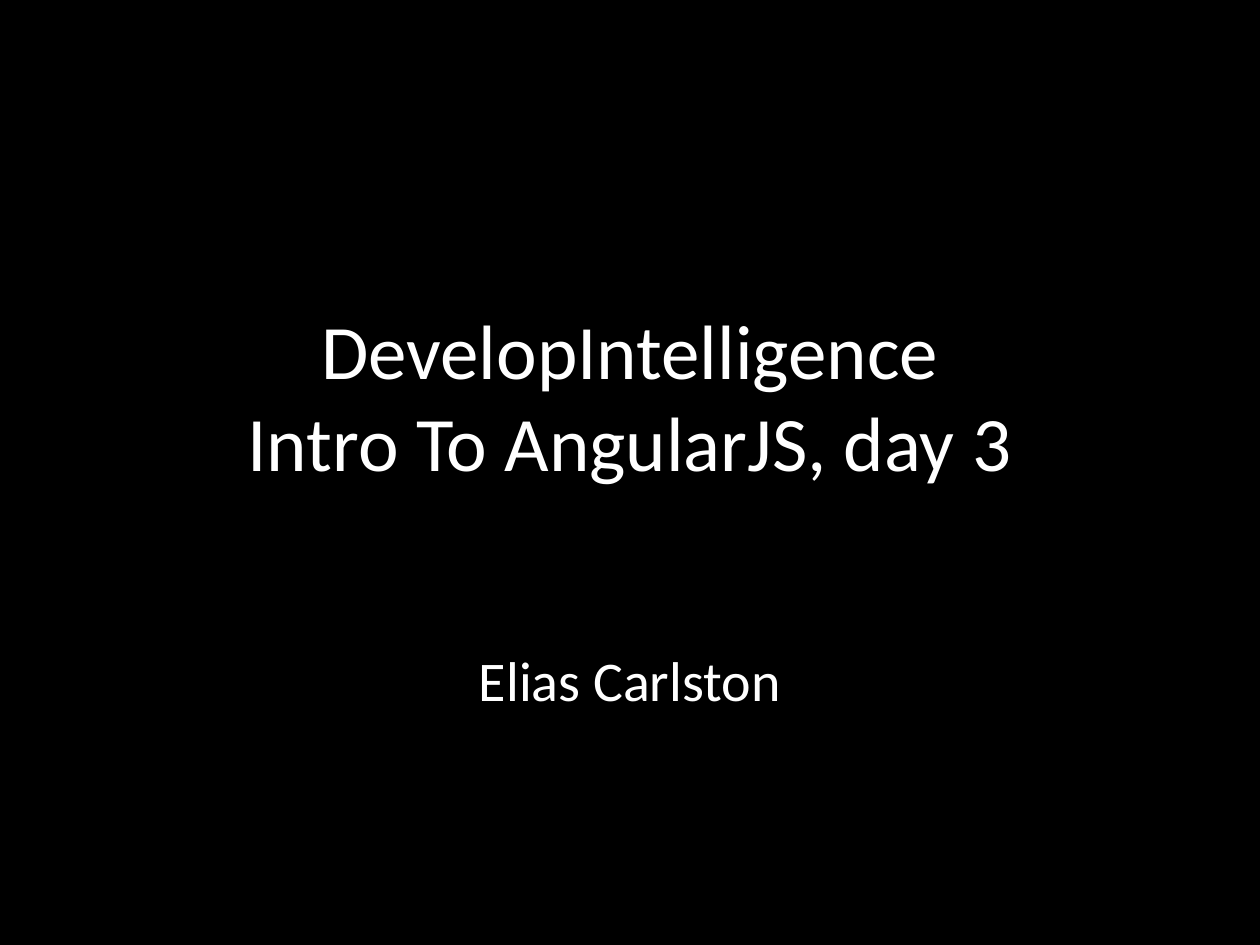
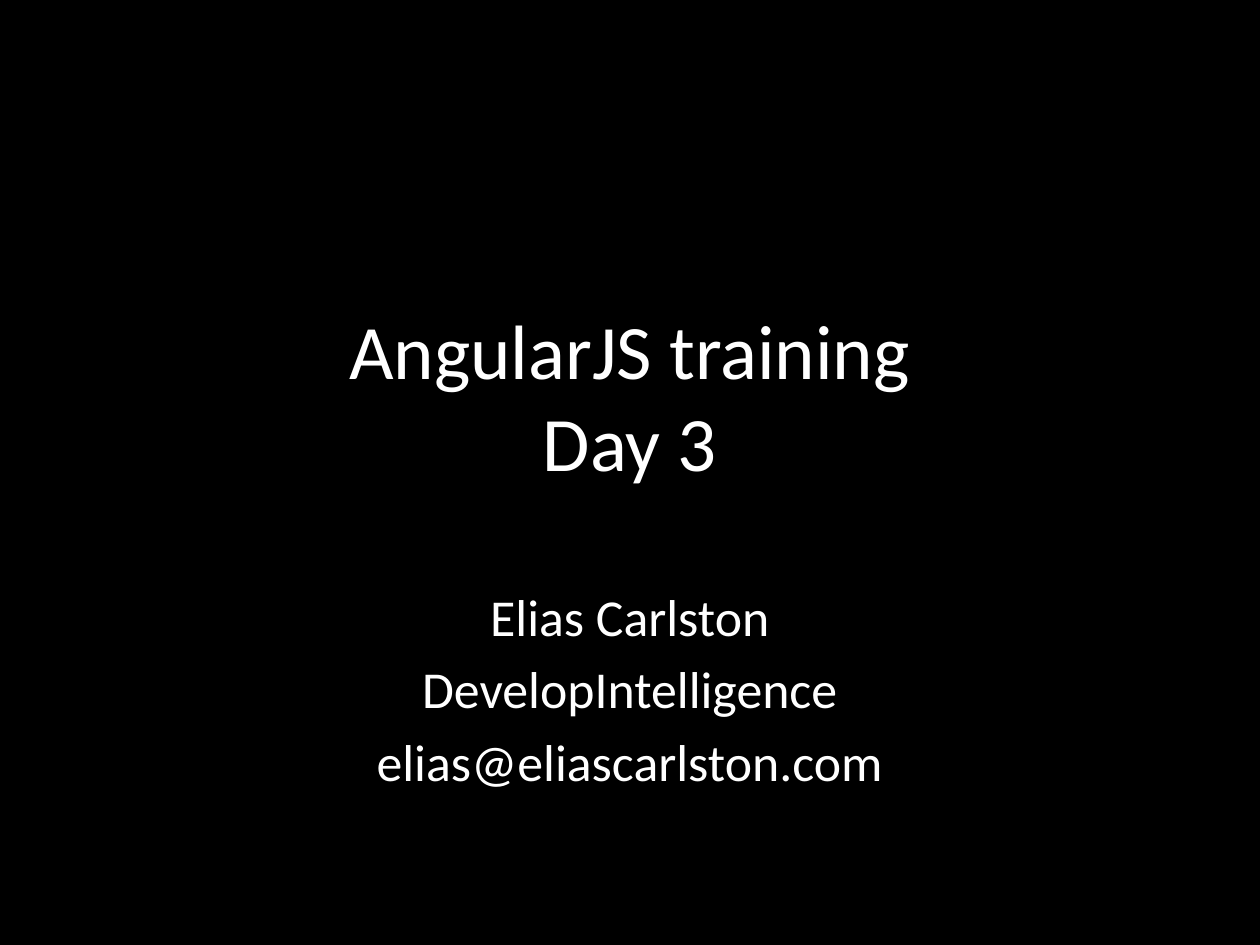
Before and after one commit to eliasjames/training-angular, a slide deck: slide 1 of slides/Angular Slides Day 3.pptx. Drawn at 1260x945 pixels with LibreOffice and Linux fonts; fonts in the diff are those of the drawing. Boxes give left, top, right and bottom in pixels: in the first picture for what was removed or moved away, otherwise in the second. Text is boxed around its words. In the diff, an @@ line names an element or a change of style, - is before the commit and + after.

```diff
--- a/slides/Angular Slides Day 3.pptx
+++ b/slides/Angular Slides Day 3.pptx
@@ title at bbox=[349, 325, 909, 484]: text changed @@
-DevelopIntelligence
-Intro To AngularJS, day 3
+AngularJS training
+Day 3
@@ subtitle "Elias Carlston": place and size @@
-subtitle "Elias Carlston" at bbox=[479, 662, 780, 702]
+subtitle "Elias Carlston" at bbox=[377, 600, 883, 787]
@@ subtitle at bbox=[490, 600, 769, 637]: size 32 to 29.6 pt in "Elias Carlston" @@
@@ subtitle at bbox=[377, 672, 883, 787]: paragraphs added @@
+DevelopIntelligence
+elias@eliascarlston.com
```
Also in this commit, not shown: 2 other slides changed, 4 slides added, 18 slides removed, 1 other file.
